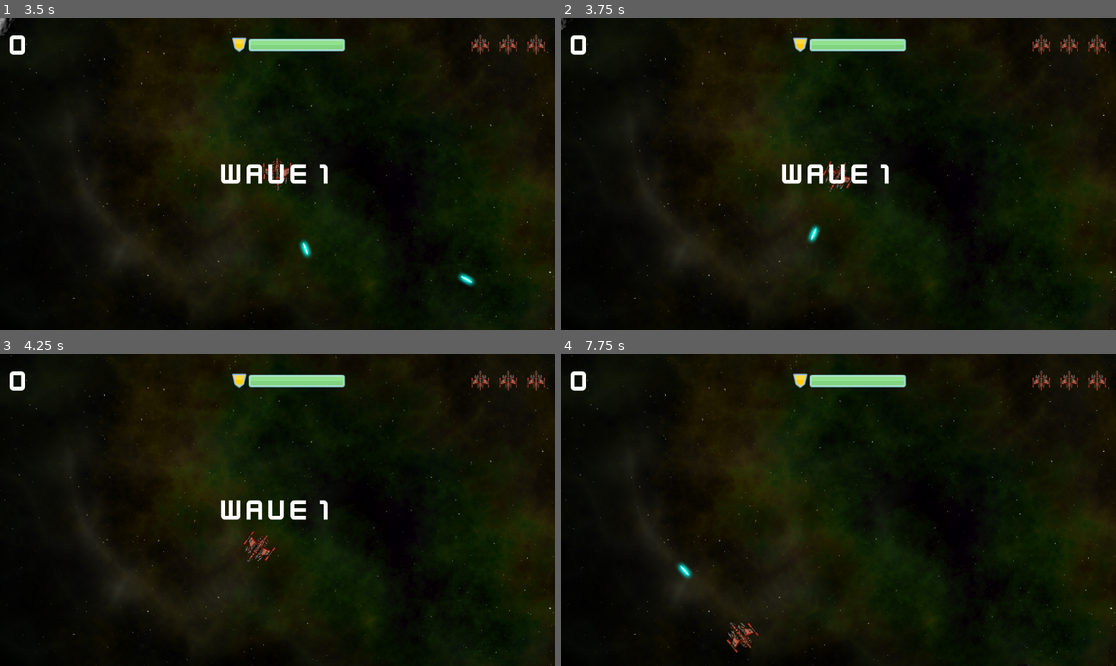
Above: before the commit, frames 1-4 (two rows, left to right).
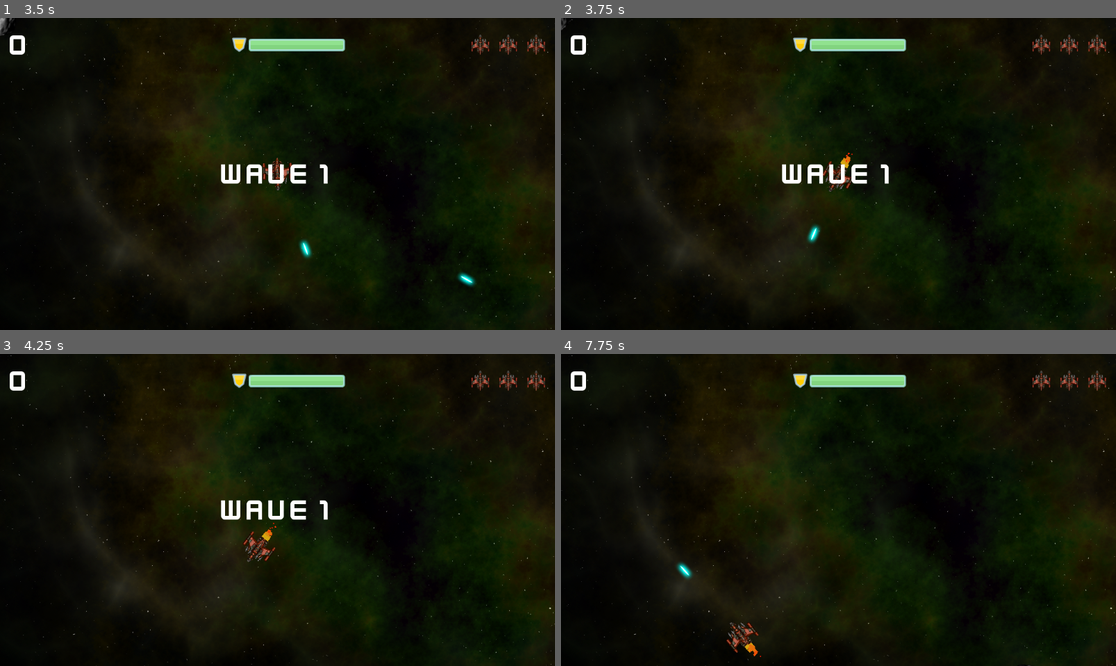
Above: after the commit, the same moments.

Repository: evgenicode/asteroids-2d-arcade
Game: Godot game, scene res://main/main.tscn
The game is run twice, just before and just after one commit, with the same random seed, the same clock (stepped at 60 frames per second) and the same inputs.
Inputs (mouse positions are in pixels of both pictures, inside the frame that each line leads up to):
- Up to frame 1 (3.5 s): click (277, 214) at 0.5 s; tap Enter at 1.25 s; hold D (rotate_right) 1.28-2.03 s; hold Space (shoot) 1.28-2.03 s; hold A (rotate_left) 2.03-2.78 s; tap Space (shoot) at 2.1 s; hold D (rotate_right) from 2.78 s (still down); hold Space (shoot) from 2.78 s (still down)
- Up to frame 2 (3.75 s): release D (rotate_right) at 3.53 s; release Space (shoot) at 3.53 s; hold W (thrust) from 3.53 s (still down); tap Space (shoot) at 3.6 s
- Up to frame 3 (4.25 s): keep holding W (thrust)
- Up to frame 4 (7.75 s): release W (thrust) at 4.28 s; hold Space (shoot) 4.28-5.03 s; hold A (rotate_left) 4.28-6.53 s; tap Space (shoot) at 5.1, 6.6 s; hold Space (shoot) 5.78-6.53 s; hold D (rotate_right) 6.53-7.28 s; hold W (thrust) from 7.28 s (still down); hold Space (shoot) from 7.28 s (still down)

Frame 1 is identical in both runs. In frame 2, less than 0.1% of the frame differs, in the area x 50-53%, y 43-49%; in frame 3, less than 0.1%; in frame 4, less than 0.1%, in the area x 33-37%, y 92-98%.

Commit message:
add ship exhaust particle stream

Diff:
--- a/Enemies/Enemy.gd
+++ b/Enemies/Enemy.gd
@@ -31,8 +31,8 @@
 	$Shoot.play()
 
 func _on_gun_cooldown_timeout():
-	shoot()
-	#shoot_pulse(3, 0.15)
+	#shoot()
+	shoot_pulse(3, 0.15)
 
 func shoot_pulse(n, delay):
 	for i in n:
--- a/player/player.gd
+++ b/player/player.gd
@@ -79,10 +79,12 @@
 	shield += shield_regen * delta
 
 func get_input():
+	$Exhaust.emitting = false
 	thrust = Vector2.ZERO
 	if state in [DEAD, INIT]:
 		return
 	if Input.is_action_pressed("thrust"):
+		$Exhaust.emitting = true
 		thrust = transform.x * engine_power
 		if not $EngineSound.playing:
 			$EngineSound.play()
--- a/player/player.tscn
+++ b/player/player.tscn
@@ -9,6 +9,13 @@
 
 [sub_resource type="CircleShape2D" id="CircleShape2D_nacb3"]
 radius = 30.0
+
+[sub_resource type="Curve" id="Curve_5lh3e"]
+_data = [Vector2(0.0168539, 1), 0.0, 0.0, 0, 0, Vector2(0.988764, 0.197802), 0.0, 0.0, 0, 0]
+point_count = 2
+
+[sub_resource type="Gradient" id="Gradient_60xqr"]
+colors = PackedColorArray(0.839216, 0.65098, 0.0666667, 1, 1, 0, 0, 1)
 
 [node name="Player" type="RigidBody2D"]
 max_contacts_reported = 1
@@ -47,6 +54,23 @@
 stream = ExtResource("6_60736")
 volume_db = -0.001
 
+[node name="Exhaust" type="CPUParticles2D" parent="."]
+position = Vector2(-28, 0)
+rotation = 3.14159
+amount = 25
+lifetime = 0.1
+local_coords = true
+emission_shape = 3
+emission_rect_extents = Vector2(1, 5)
+direction = Vector2(0, 0)
+spread = 0.0
+gravity = Vector2(0, 0)
+initial_velocity_max = 400.0
+scale_amount_min = 8.0
+scale_amount_max = 8.0
+scale_amount_curve = SubResource("Curve_5lh3e")
+color_ramp = SubResource("Gradient_60xqr")
+
 [connection signal="body_entered" from="." to="." method="_on_body_entered"]
 [connection signal="timeout" from="GunCooldown" to="." method="_on_gun_cooldown_timeout"]
 [connection signal="timeout" from="InvulnerabilityTimer" to="." method="_on_invulnerability_timer_timeout"]
Not shown: 1 places in player/player.tscn that only renumber resources
